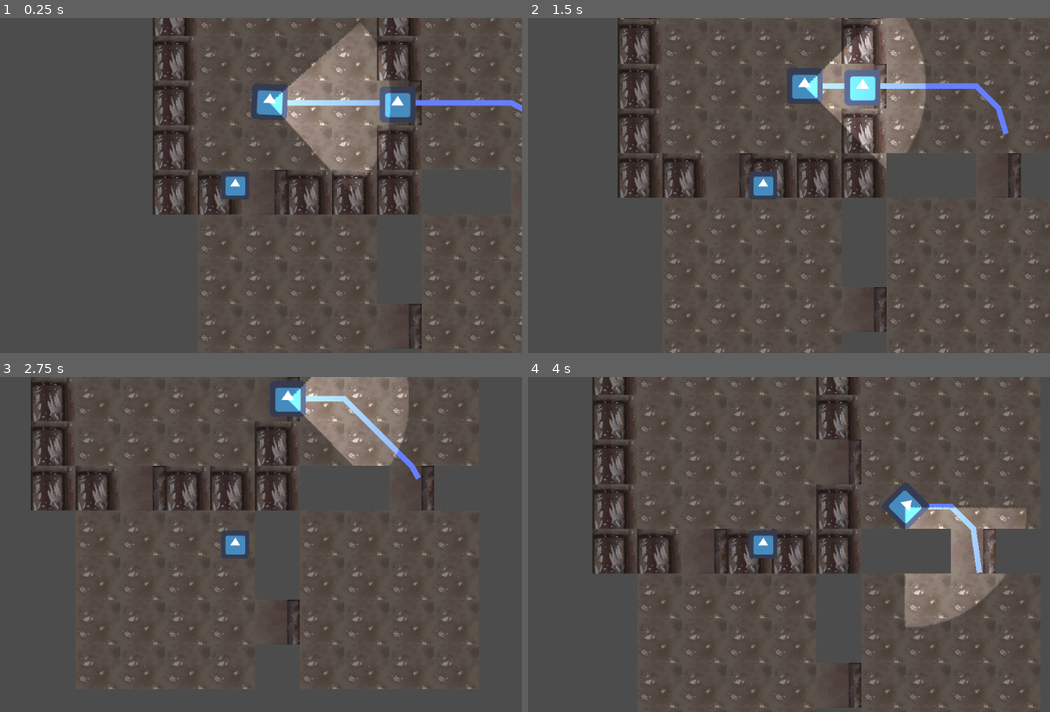
Above: before the commit, frames 1-4 (two rows, left to right).
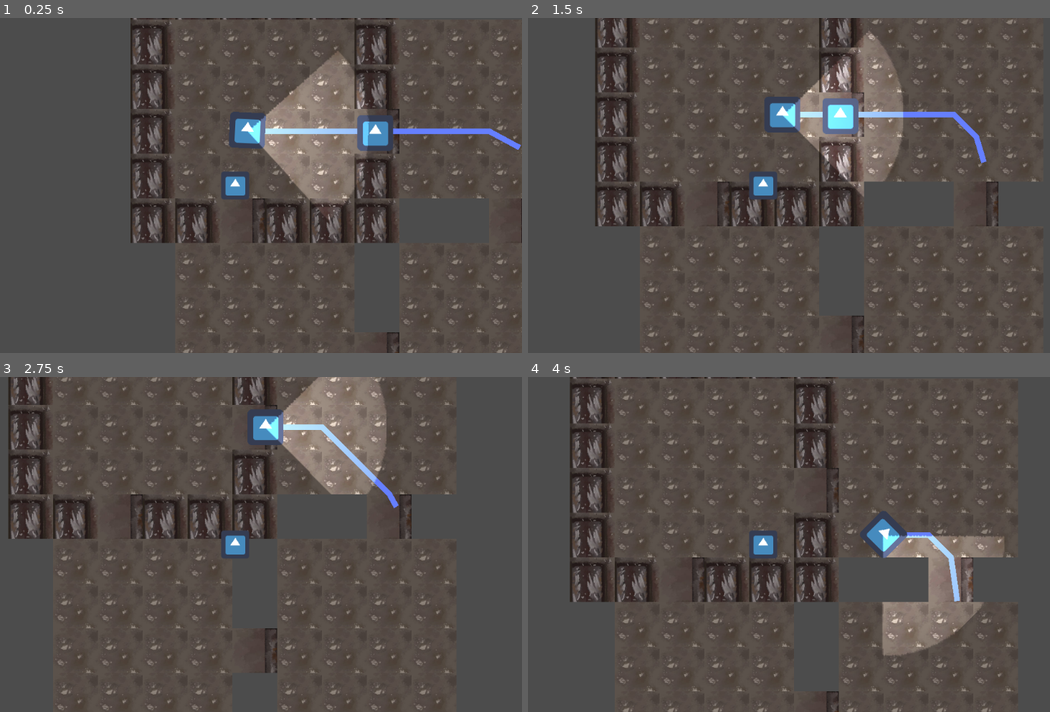
Above: after the commit, the same moments.

Repository: HasanMafatihul/ancient-horror-JAM
Game: Godot game, scene res://screens/temp_map.tscn
The game is run twice, just before and just after one commit, with the same random seed, the same clock (stepped at 60 frames per second) and the same inputs. This scene is started directly instead of the project's main scene. The engine's default icon, where the game draws it, is replaced by a stand-in: a white triangle on a blue panel in a dark square.
Inputs (mouse positions are in pixels of both pictures, inside the frame that each line leads up to):
- Up to frame 1 (0.25 s): no input
- Up to frame 2 (1.5 s): tap Enter (ui_accept) at 0.5, 0.77 s; move the mouse to (888, 168) at 0.52 s; hold D (right) 0.53-1.28 s; click (888, 168) at 0.67 s; move the mouse to (648, 202) at 1.27 s; hold S (down) from 1.28 s (still down)
- Up to frame 3 (2.75 s): tap Enter (ui_accept) at 1.52 s; move the mouse to (292, 470) at 2.02 s; release S (down) at 2.03 s; hold D (right) from 2.03 s (still down)
- Up to frame 4 (4 s): move the mouse to (736, 611) at 2.77 s; release D (right) at 2.78 s; hold W (up) 2.78-3.53 s; click (736, 611) at 2.92 s; tap Enter (ui_accept) at 3.02, 3.77 s; move the mouse to (935, 594) at 3.52 s; hold A (left) from 3.53 s (still down)

The runs differ from the first frame. In frame 1, 20% of the frame differs, in the area x 25-100%, y 0-100%; in frame 2, 21%; in frame 3, 18%; in frame 4, 22%, in the area x 7-98%, y 0-100%.

Commit message:
Finalized chase state. Need refine. Search state require attention
Signed-off-by: HasanMafatihul <16521045@mahasiswa.itb.ac.id>

Diff:
--- a/screens/temp_map.tscn
+++ b/screens/temp_map.tscn
@@ -775,8 +775,8 @@
 curve = SubResource( 4 )
 
 [node name="PathFollow2D" type="PathFollow2D" parent="Navigation2D/room_1"]
-position = Vector2( 775.119, 378.329 )
-rotation = 1.59315
+position = Vector2( 775.119, 378.328 )
+rotation = 1.5931
 offset = 30.0
 script = ExtResource( 54 )
 
@@ -786,7 +786,7 @@
 position = Vector2( 517.241, 362.922 )
 
 [node name="player" parent="." instance=ExtResource( 5 )]
-position = Vector2( 227.475, 508.284 )
+position = Vector2( 267.073, 457.372 )
 
 [node name="monster" parent="." instance=ExtResource( 3 )]
 position = Vector2( 265.453, 357.504 )
--- a/source/enemy/monster.gd
+++ b/source/enemy/monster.gd
@@ -2,6 +2,9 @@
 
 export var speed : float = 100.0 # Monster's speed measured by pixel
 export var patrol_paths : Array
+
+var rng : RandomNumberGenerator = RandomNumberGenerator.new()
+var counter : float = 0
 
 var path : PoolVector2Array # Pathing for monsters
 var nav_2d : Navigation2D # Navigation2D to ascertain path
@@ -13,6 +16,9 @@
 
 onready var rayCast2D = $RayCast2D # Monster's vision
 onready var visionCone = $sprite/Light2D/Area2D
+
+func _ready():
+	rng.randomize()
 
 func _process(delta):
 
@@ -48,9 +54,21 @@
 	elif state == "Patrol":
 		path = nav_2d.get_simple_path(global_position, path_fol.global_position, true)
 
+	elif state == "Search":
+		# Search player
+		counter -= delta
+		if counter <= 0:
+			$sprite.rotate(deg2rad(rng.randf_range(0, 180)))
+			counter = rng.randf_range(3.0, 5.0)
+			if counter > 4.5:
+				state = "Idle"
+
 	elif state == "Chase":
 		# Chase target in last seen position
 		path = nav_2d.get_simple_path(global_position, chase_pos, true)
+		if global_position.distance_to(chase_pos) < 10:
+			state = "Search"
+			counter = rng.randf_range(0.5, 2.0)
 
 
 	line.points = path
